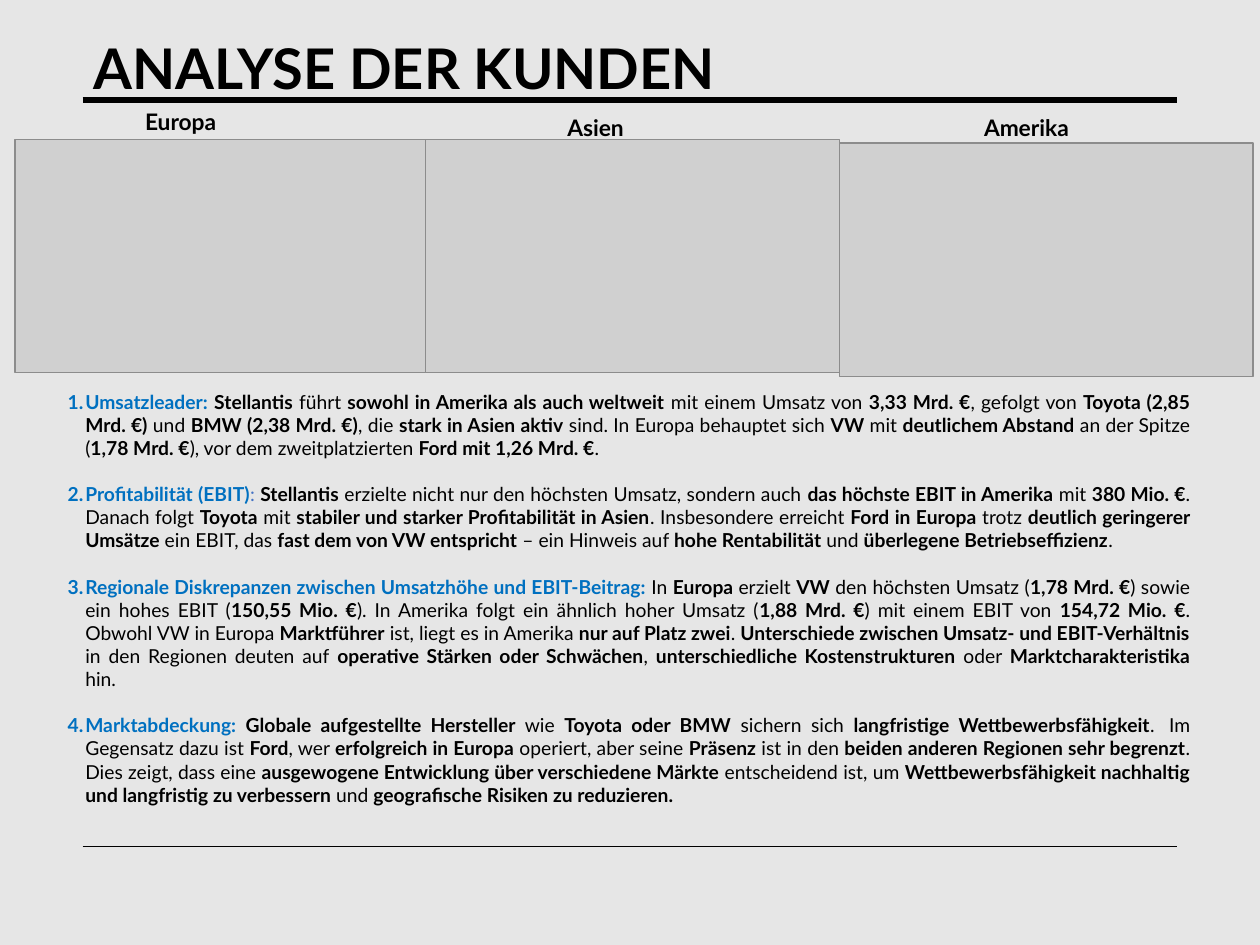
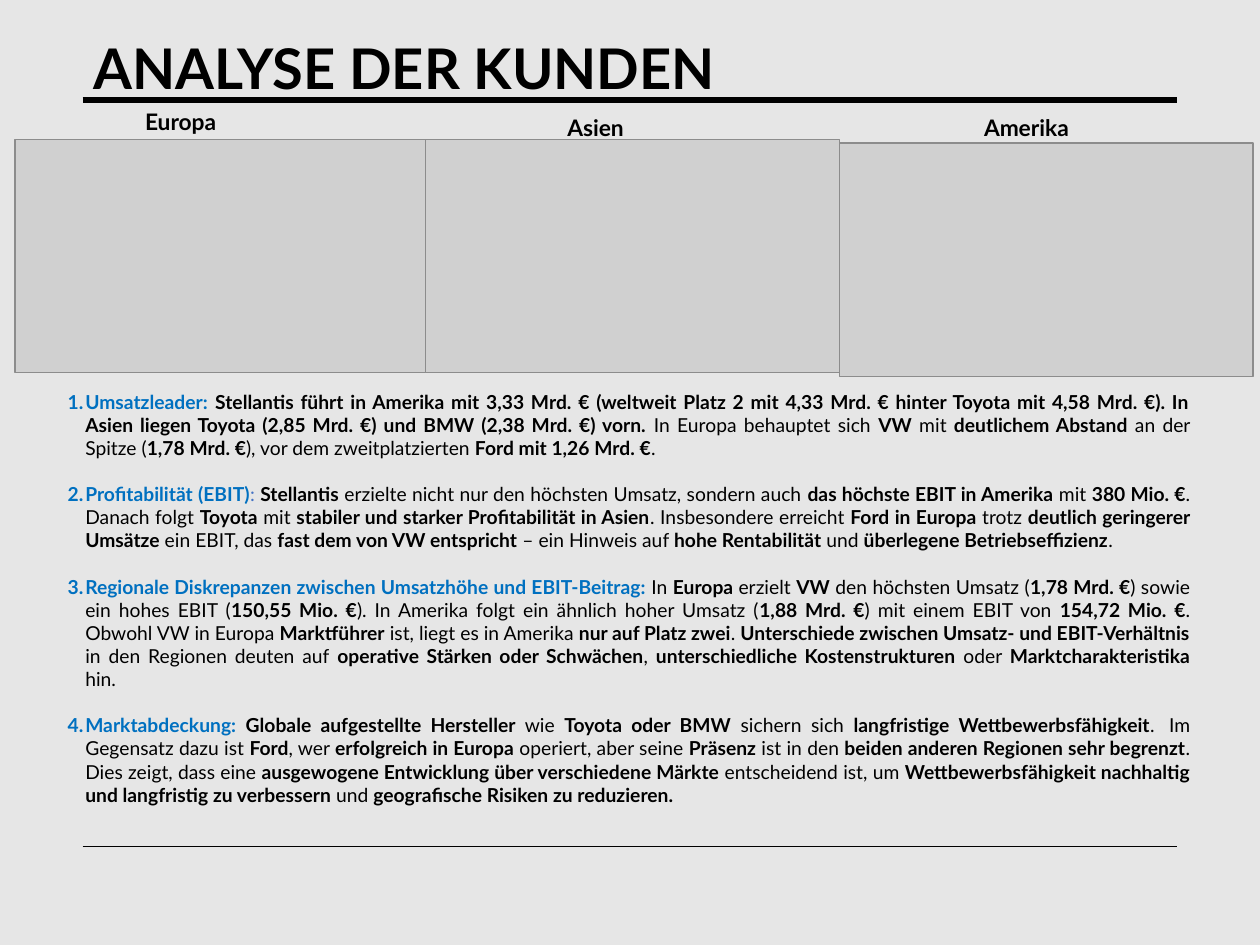
Before and after one commit to tngan7197/Portfolio, a slide deck: slide 6 of BIC_PowerPoint_StA.pptx. Drawn at 1260x945 pixels with LibreOffice and Linux fonts; fonts in the diff are those of the drawing; grey boxes stand for pictures. Boxes give left, top, right and bottom in pixels: in the first picture for what was removed or moved away, otherwise in the second. Text is boxed around its words. In the diff, an @@ line names an element or a change of style, - is before the commit and + after.

```diff
--- a/BIC_PowerPoint_StA.pptx
+++ b/BIC_PowerPoint_StA.pptx
@@ text at box(85, 394, 1191, 459): text changed @@
-1. Umsatzleader: Stellantis führt sowohl in Amerika als auch weltweit mit einem Umsatz von 3,33 Mrd. €, gefolgt von Toyota (2,85 Mrd. €) und BMW (2,38 Mrd. €), die stark in Asien aktiv sind. In Europa behauptet sich VW mit deutlichem Abstand an der Spitze (1,78 Mrd. €), vor dem zweitplatzierten Ford mit 1,26 Mrd. €.
+1. Umsatzleader: Stellantis führt in Amerika mit 3,33 Mrd. € (weltweit Platz 2 mit 4,33 Mrd. € hinter Toyota mit 4,58 Mrd. €). In Asien liegen Toyota (2,85 Mrd. €) und BMW (2,38 Mrd. €) vorn. In Europa behauptet sich VW mit deutlichem Abstand an der Spitze (1,78 Mrd. €), vor dem zweitplatzierten Ford mit 1,26 Mrd. €.
```
Also in this commit, not shown: 12 other slides changed, 1 slide added, 3 other files.
